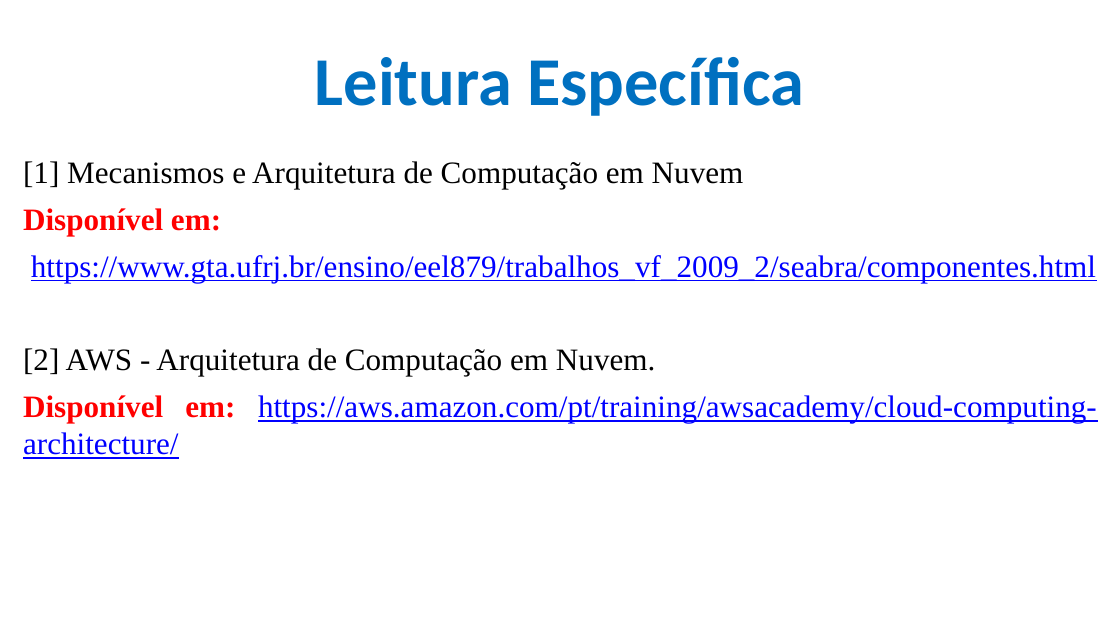
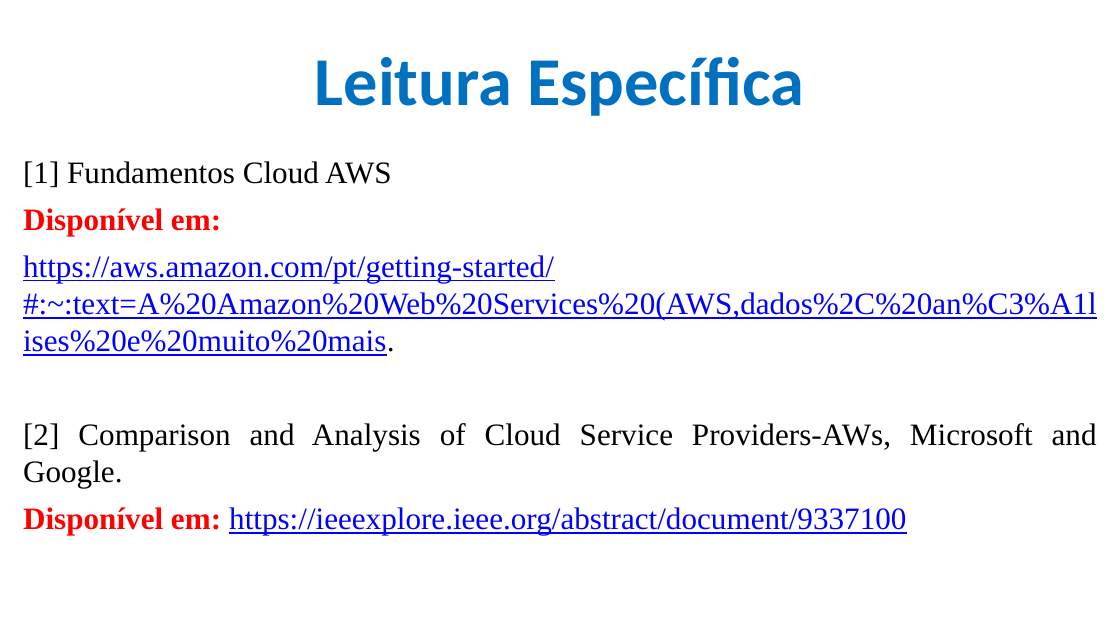
Before and after one commit to CloudEducationBrazil/WydenComputacaoNuvemWebServicesLinux, a slide deck: slide 5 of 01 Classes/Aula 06 - Computação em Nuvem e Web Services em Linux Cloud AWS.pptx (slide 4 before the commit). Drawn at 1120x630 pixels with LibreOffice and Linux fonts; fonts in the diff are those of the drawing; background and template pictures are left out. Boxes give left, top, right and bottom in pixels: in the first picture for what was removed or moved away, otherwise in the second. Text is boxed around its words. In the diff, an @@ line names an element or a change of style, - is before the commit and + after.

Commit message:
Aula 06 Cloud Computing 06042023

```diff
--- a/01 Classes/Aula 06 - Computação em Nuvem e Web Services em Linux Cloud AWS.pptx
+++ b/01 Classes/Aula 06 - Computação em Nuvem e Web Services em Linux Cloud AWS.pptx
@@ text at bbox=[23, 161, 392, 187]: text changed @@
-[1] Mecanismos e Arquitetura de Computação em Nuvem
+[1] Fundamentos Cloud AWS
@@ text at bbox=[23, 255, 1097, 535]: text changed @@
-https://www.gta.ufrj.br/ensino/eel879/trabalhos_vf_2009_2/seabra/componentes.html
-[2] AWS - Arquitetura de Computação em Nuvem.
-Disponível em: https://aws.amazon.com/pt/training/awsacademy/cloud-computing-architecture/
+https://aws.amazon.com/pt/getting-started/#:~:text=A%20Amazon%20Web%20Services%20(AWS,dados%2C%20an%C3%A1lises%20e%20muito%20mais.
+[2] Comparison and Analysis of Cloud Service Providers-AWs, Microsoft and Google.
+Disponível em: https://ieeexplore.ieee.org/abstract/document/9337100
```
Also in this commit, not shown: 5 other slides changed, 1 slide added, 3 other files.
